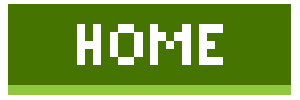
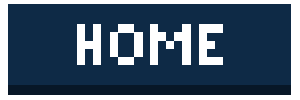
Before/after of a 300x100 layered artwork. What changed in the layer stack:
painted on "Rectangle 1" over [8, 4, 291, 85]
